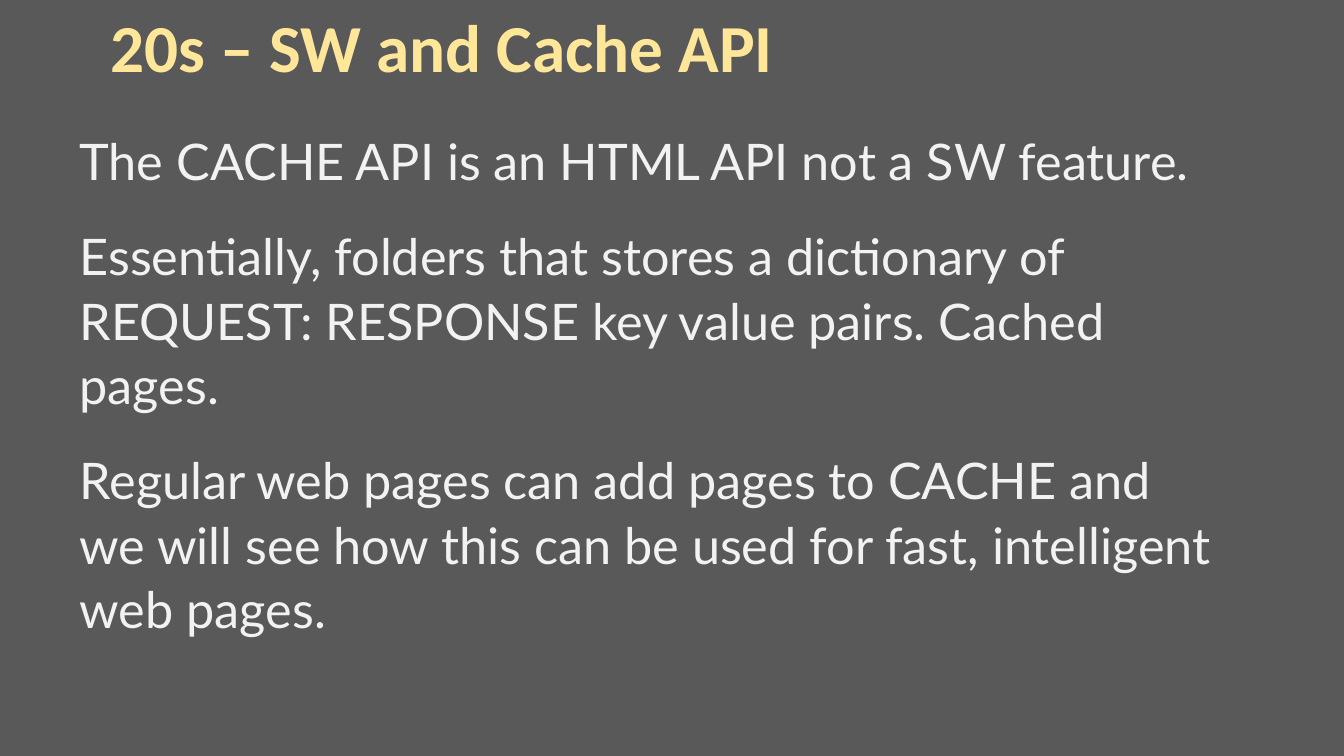
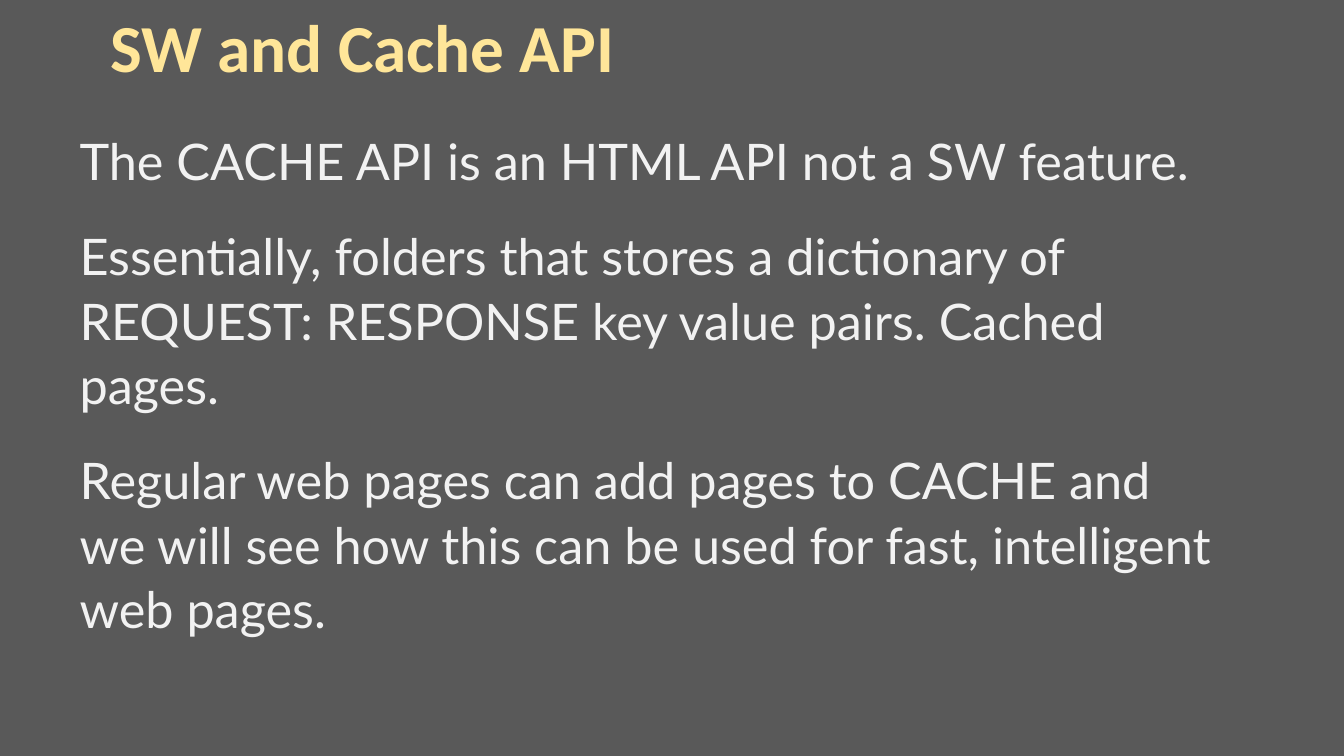
Before and after one commit to iwswordpress/asyncjs, a slide deck: slide 11 of 00-MAIN-ASYNCJS.pptx. Drawn at 1344x756 pixels with LibreOffice and Linux fonts; fonts in the diff are those of the drawing. Boxes give left, top, right and bottom in pixels: in the first picture for what was removed or moved away, otherwise in the second. Text is boxed around its words. In the diff, an @@ line names an element or a change of style, - is before the commit and + after.

```diff
--- a/00-MAIN-ASYNCJS.pptx
+++ b/00-MAIN-ASYNCJS.pptx
@@ title at <box>110,25,614,73</box>: text changed @@
-20s – SW and Cache API
+SW and Cache API
```
Also in this commit, not shown: 5 other slides changed, 2 slides added, 1 slide removed, 1 other file.
